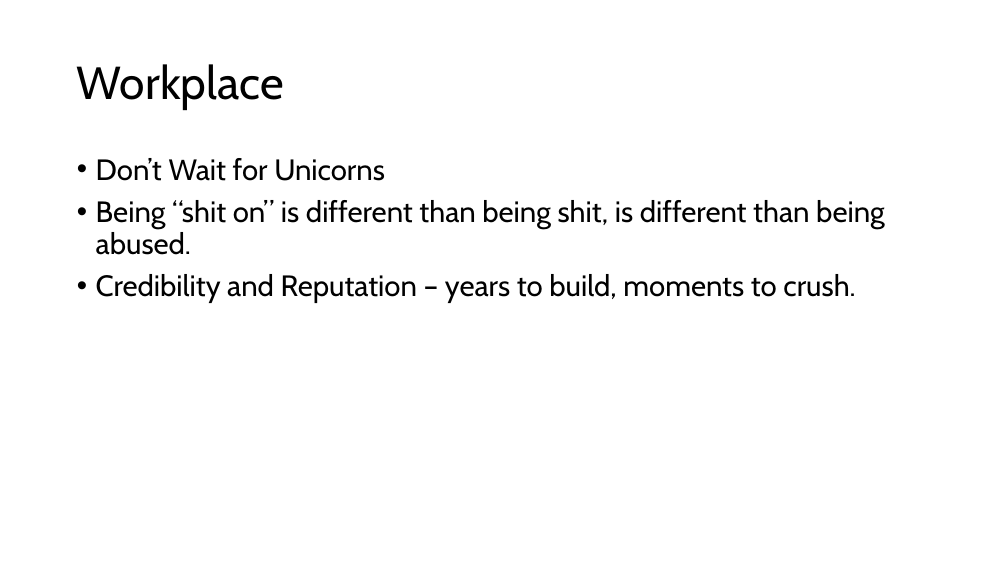
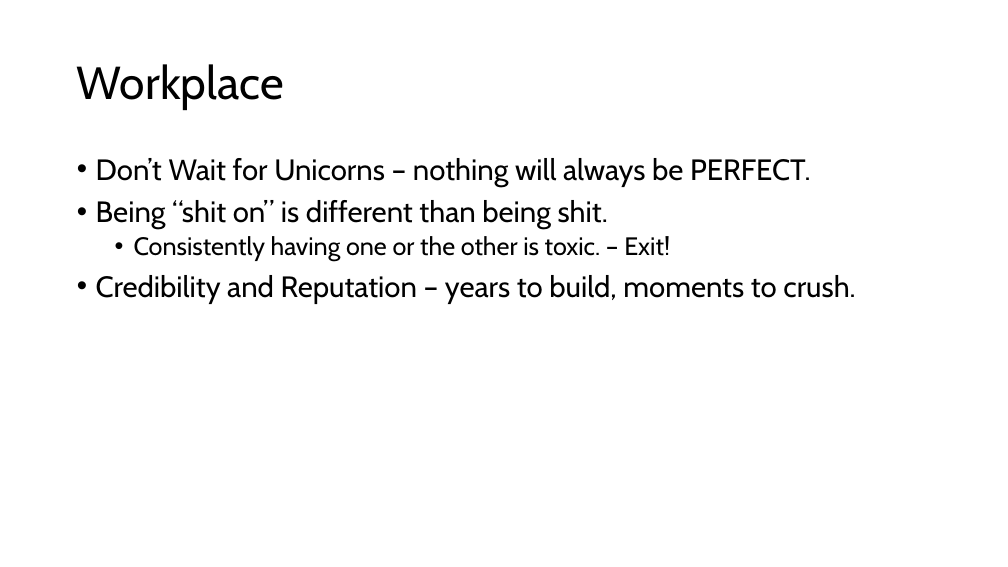
Before and after one commit to dtuuri/presentations, a slide deck: slide 5 of ShitIWishIKnew.pptx (slide 4 before the commit). Drawn at 1008x567 pixels with LibreOffice and Linux fonts; fonts in the diff are those of the drawing. Boxes give left, top, right and bottom in pixels: in the first picture for what was removed or moved away, otherwise in the second. Text is boxed around its words. In the diff, an @@ line names an element or a change of style, - is before the commit and + after.

```diff
--- a/ShitIWishIKnew.pptx
+++ b/ShitIWishIKnew.pptx
@@ text at <box>96,158,811,261</box>: text changed @@
-• Don’t Wait for Unicorns
-• Being “shit on” is different than being shit, is different than being abused.
+• Don’t Wait for Unicorns – nothing will always be PERFECT.
+• Being “shit on” is different than being shit.
+  • Consistently having one or the other is toxic. – Exit!
```
Also in this commit, not shown: 8 other slides changed, 7 slides added, 2 slides removed.
